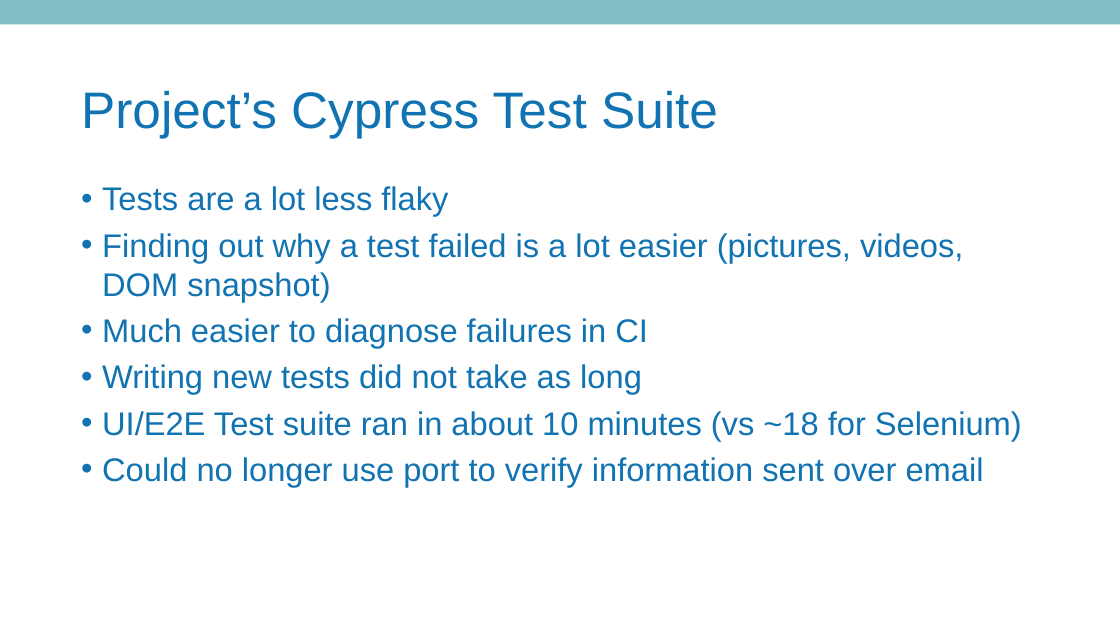
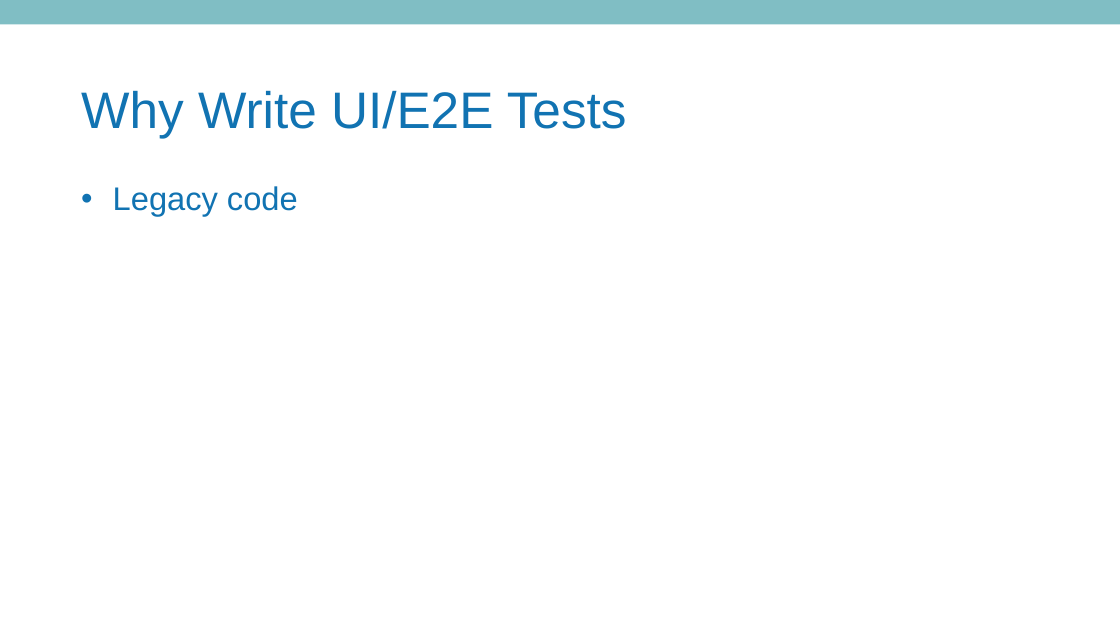
Before and after one commit to MatthewYKnowles/atlanta-code-camp-2019, a slide deck: slide 10 of And Now Seleniums Watch is Ended.pptx (slide 11 before the commit). Drawn at 1120x630 pixels with LibreOffice and Linux fonts; fonts in the diff are those of the drawing; background and template pictures are left out. Boxes give left, top, right and bottom in pixels: in the first picture for what was removed or moved away, otherwise in the second. Text is boxed around its words. In the diff, an @@ line names an element or a change of style, - is before the commit and + after.

```diff
--- a/And Now Seleniums Watch is Ended.pptx
+++ b/And Now Seleniums Watch is Ended.pptx
@@ title at [81,90,627,138]: text changed @@
-Project’s Cypress Test Suite
+Why Write UI/E2E Tests
@@ text at [113,186,298,216]: text changed @@
-• Tests are a lot less flaky
-• Finding out why a test failed is a lot easier (pictures, videos, DOM snapshot)
-• Much easier to diagnose failures in CI
-• Writing new tests did not take as long
-• UI/E2E Test suite ran in about 10 minutes (vs ~18 for Selenium)
-• Could no longer use port to verify information sent over email
+• Legacy code
```
Also in this commit, not shown: 2 other slides changed, 12 slides added, 5 slides removed.
